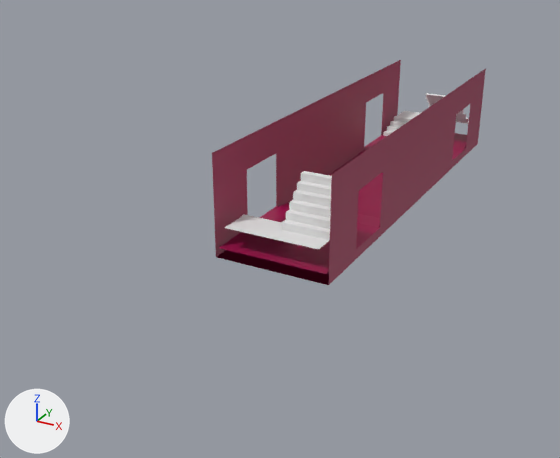
The Blender file Assets/Blender/ROSS Front.blend, before and after one commit.
Rendered twice from a 50 mm camera at (10.6, -26.7, 10.8) aimed at (-2.4, -3.0, -1.0). The axes (+X, +Y, +Z) are drawn at lower left. The lights are the same throughout.

In view in the first picture: 'Body', 'Steps'.
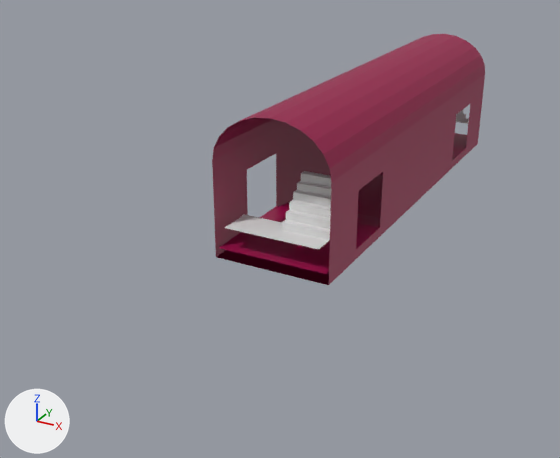
Commit message: ROSS top

Location of each change, [x1, y1, x2, y2] in pixels of the pictures (560 x 458 px):
'Body', reshaped (12% taller): before [212, 60, 486, 285]; after [212, 34, 485, 285]
part 1 of me_cube, built on: before [212, 60, 486, 275]; after [212, 34, 485, 275]

Patch to the scene script:
```diff
--- a/Assets/Blender/ROSS Front.blend.py
+++ b/Assets/Blender/ROSS Front.blend.py
@@ me_cube @@
 me_cube.from_pydata(...)  # 26 vertices, 6 faces, 3 loose edges; spans x -2.0..2.0, y 0.0..16.0, z 0.0..3.5
 # used by ob_body; location = (0.0, 0.0, 0.0)
 # verts and faces of me_cube; kept vertices keep their numbers, new ones are numbered from 26
 # before: 6 (2.0, 0.0, 0.0) at pixel (419, 199), 7 (2.0, 8.0, 0.0) at pixel (477, 143), 18 (2.0, 4.0, 0.3) at pixel (452, 160), 19 (2.0, 6.0, 0.3) at pixel (465, 148), 20 (2.0, 0.0, 3.5) at pixel (426, 109)
 # before: 21 (2.0, 8.0, 3.5) at pixel (485, 68), 22 (2.0, 4.0, 2.3) at pixel (456, 114), 23 (2.0, 6.0, 2.3) at pixel (470, 103), 24 (2.0, 4.0, 0.0) at pixel (451, 168), 25 (2.0, 6.0, 0.0) at pixel (465, 155)
+# me_cube part 1
+delete_vertices([20, 21])  # with the faces that use them
+verts[26] = (0.0, 0.0, 4.9)  # pixel (376, 66)
+verts[27] = (0.5, 0.0, 4.8)  # pixel (389, 69)
+verts[28] = (1.0, 0.0, 4.6)  # pixel (402, 75)
+verts[29] = (1.4, 0.0, 4.4)  # pixel (412, 83)
+verts[30] = (1.7, 0.0, 4.1)  # pixel (420, 93)
+verts[31] = (1.9, 0.0, 3.7)  # pixel (424, 104)
+for new, old in zip([*range(32, 38)], [*range(26, 32)]): verts[new] = verts[old] + (0.0, 8.0, 0.0)
+verts[38] = (2.0, 8.0, 3.3)  # pixel (485, 73)
+verts[39] = (2.0, 0.0, 3.2)  # pixel (425, 115)
+faces += [(6, 24, 18, 22, 23, 19, 25, 7, 38, 39), (26, 27, 33, 32), (27, 28, 34, 33), (28, 29, 35, 34), (29, 30, 36, 35), (30, 31, 37, 36)]
+faces += [(31, 39, 38, 37)]
 me_cube.materials.append(mat_material)
```
